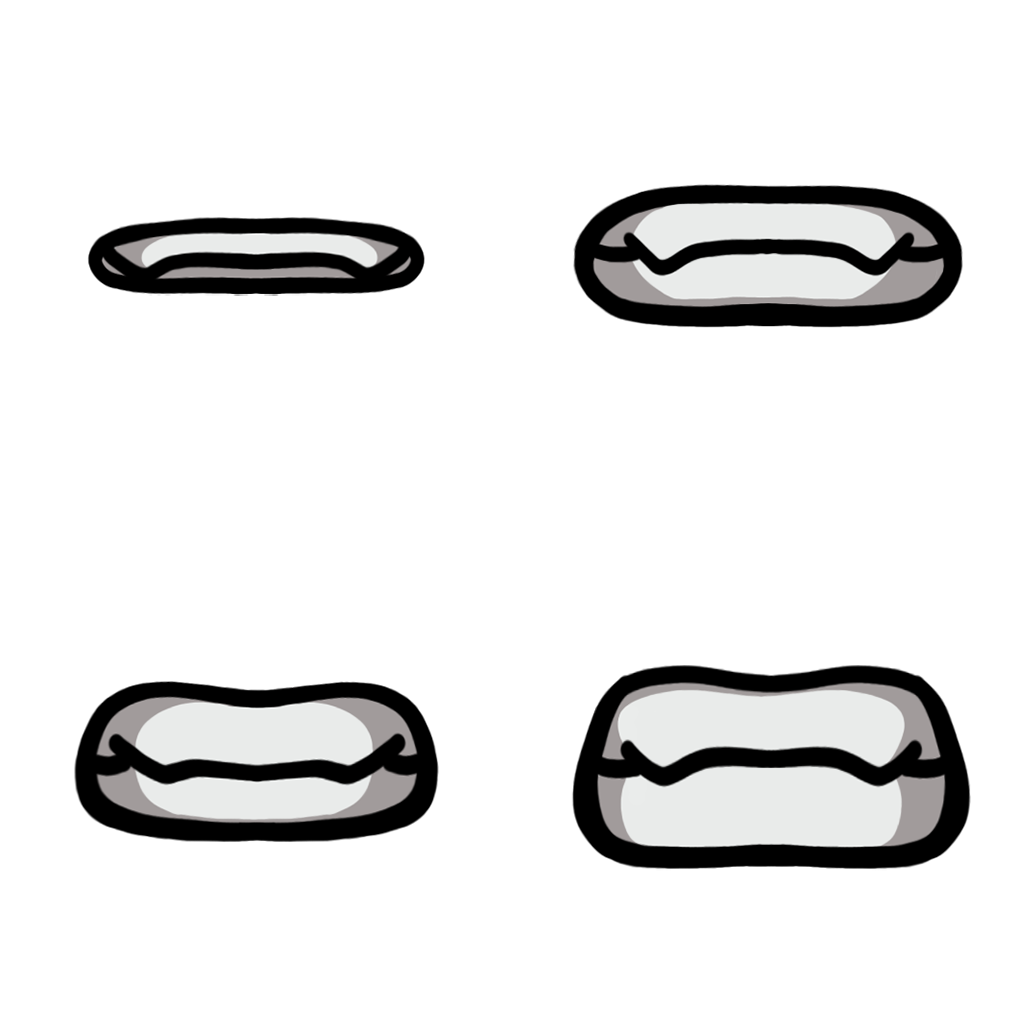
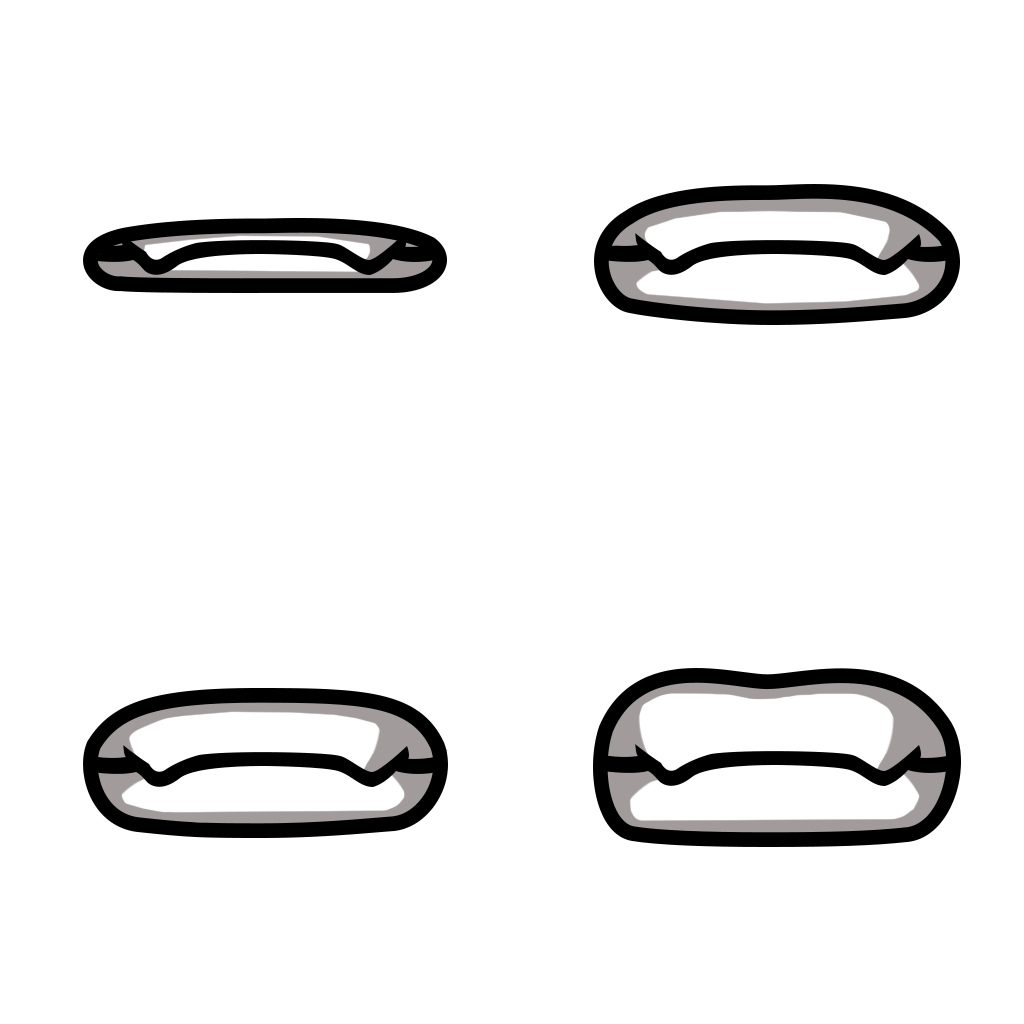
Comparing the layer stacks of the two w=1024, h=1024 images. Changes:
removed group "Intense_Shh" (4 layers) over [74, 184, 971, 871]
added group "Group 2" with 18 layers above "ara" over [74, 184, 962, 871]
added group "Group 1 copy 4" with 2 layers in group "Group 2" over [83, 688, 448, 838]
added layer "Shape 2 copy" (1st of 3, in "Group 2" › "Group 1 copy 4") in group "Group 1 copy 4" over [83, 688, 448, 838]
added layer "Shape 1" (1st of 3, in "Group 2" › "Group 1 copy 4") in group "Group 1 copy 4" over [84, 745, 448, 787]
added group "Group 1" with 3 layers in group "Group 2" over [83, 184, 960, 325]
added layer "Shape 2 copy" (2nd of 3, in "Group 2" › "Group 1") in group "Group 1" over [594, 184, 960, 325]
added layer "Shape 1" (2nd of 3, in "Group 2" › "Group 1") in group "Group 1" over [601, 233, 956, 275]
added group "Group 1 copy 3" with 2 layers in group "Group 2" over [593, 668, 961, 847]
added layer "Shape 2 copy" (3rd of 3, in "Group 2" › "Group 1 copy 3") in group "Group 1 copy 3" over [593, 668, 961, 847]
added layer "Shape 1" (3rd of 3, in "Group 2" › "Group 1 copy 3") in group "Group 1 copy 3" over [603, 744, 947, 786]
added layer "Shape 2" in group "Group 2" over [83, 218, 447, 293]
added layer "Shape 1 copy" in group "Group 2" over [95, 233, 444, 275]
added layer "Layer 21 copy 2" in group "Group 2" over [95, 224, 435, 289]
added layer "Layer 21 copy" in group "Group 2" over [598, 194, 956, 727]
added layer "Layer 21 copy 3" in group "Group 2" over [85, 191, 912, 838]
added layer "Layer 21" in group "Group 2" over [598, 676, 962, 844]
added layer "Layer 20" in group "Group 2" over [85, 191, 961, 837]
renamed "Layer 15" to "ara", hid it, moved it out of group "Intense_Shh", painted on it over [571, 665, 971, 871]
removed layer "Layer 16" from group "Intense_Shh" over [74, 681, 439, 842]
removed layer "Layer 17" from group "Intense_Shh" over [87, 217, 425, 296]
removed layer "Layer 18" from group "Intense_Shh" over [573, 184, 963, 328]
